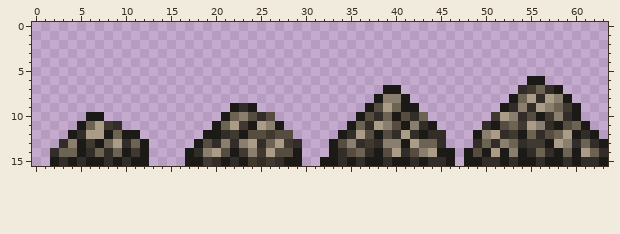
Edited in one commit: pixel-art sprite (content/Materials/Misc/resource.gravel.png). That is the earlier state.
The file is 64x16 pixels.
And afterwards:
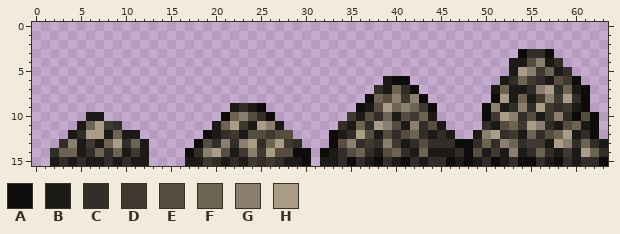
Palette (. is transparent): A #0d0c0a  B #1c1a17  C #322d29  D #403930  E #564d40  F #6d6353  G #8a7f6e  H #aa9c86
Diff:
@@ x 0..63 @@
  2 ................................................................
- 3 ................................................................
- 4 ................................................................
- 5 ................................................................
- 6 .......................................................BB.......
- 7 .......................................BB.............CDFCB.....
- 8 ......................................BGGB...........BFHCHGB....
- 9 ......................BCB............BEHFBB.........BCGCHGFDB...
-10 ......BB.............BFGECE.........BECFBECF.......DHGCEBDGCB...
-11 .....BFHDC..........BFHDBHGB.......BFCHGEBGCB.....CBEFDHGCBEFB..
-12 ....BCHHBFBB.......BBCDBEEDEE.....BCHEBECHCBCC...BGHCDBFCEFHBCB.
-13 ...CGBDBFHCFB.....BECGCGHCFHDC...BEGCDCGGBHFFC...CFCGFCDDBHGCFCB
-14 ..CFFBCFCFBDB....BCGHEBDGDHEEB...BCEFCBEHCEGHBB.BEBHBGBCFCBFBHFC
-15 ..BCBCBBCBCBB....BBDCBCBDCDCBB..BBCBCBBCBBCBCCB.BBCCBCBBCBBCBCCB
+ 3 ......................................................ACCA......
+ 4 .....................................................BBEGBC.....
+ 5 .....................................................BHGDFBC....
+ 6 .......................................BAA..........BCFDCBEDA...
+ 7 ......................................CBFCA........BFBBCGHCFBA..
+ 8 .....................................AFEGDGA.......AHBFBDGDHCA..
+ 9 ......................BCBA..........ABEHFGFDA.....AGBCGCHDCDBA..
+10 ......BB.............AFGECA........DBECFBEDFB.....ADHGCEBDGCAEA.
+11 .....BFHDC..........BFHDBHGB......CBFCHGEBGCEB....CBEFDHGCBEFBA.
+12 ....BCHHBFBB.......ABCDBEEDEE....ABCHEBECEFCBCB..BGHCDBFCEFHBCA.
+13 ...CGBDBFHCFB.....AECGCGHCFHDC...AEGCDCGDBCECCCAACFCGFCDDBHGCFCB
+14 ..CFFBCFCFBDB....ACGHEBDGDHEEAA.ABCEFCBEFCBFBBBCAEBDBGBCFCBDBHFC
+15 ..BCBCBBCBCBB....BBDCBCBDCDCBBA.BBCACBACBACBCCABABCABCAACBACBCCA
